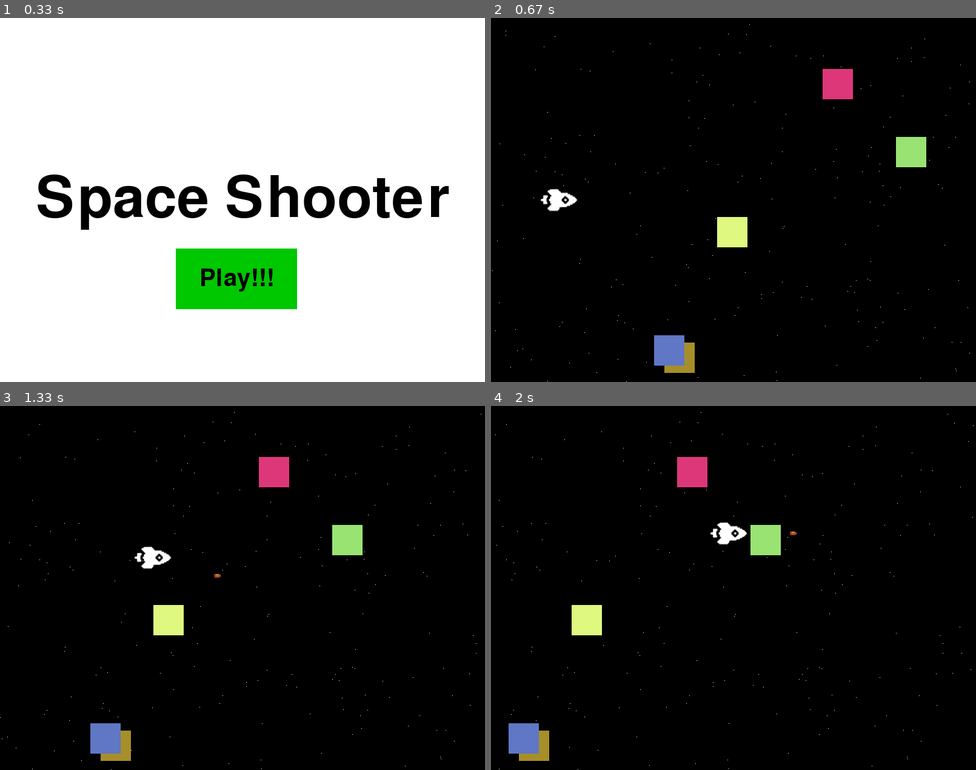
Above: before the commit, frames 1-4 (two rows, left to right).
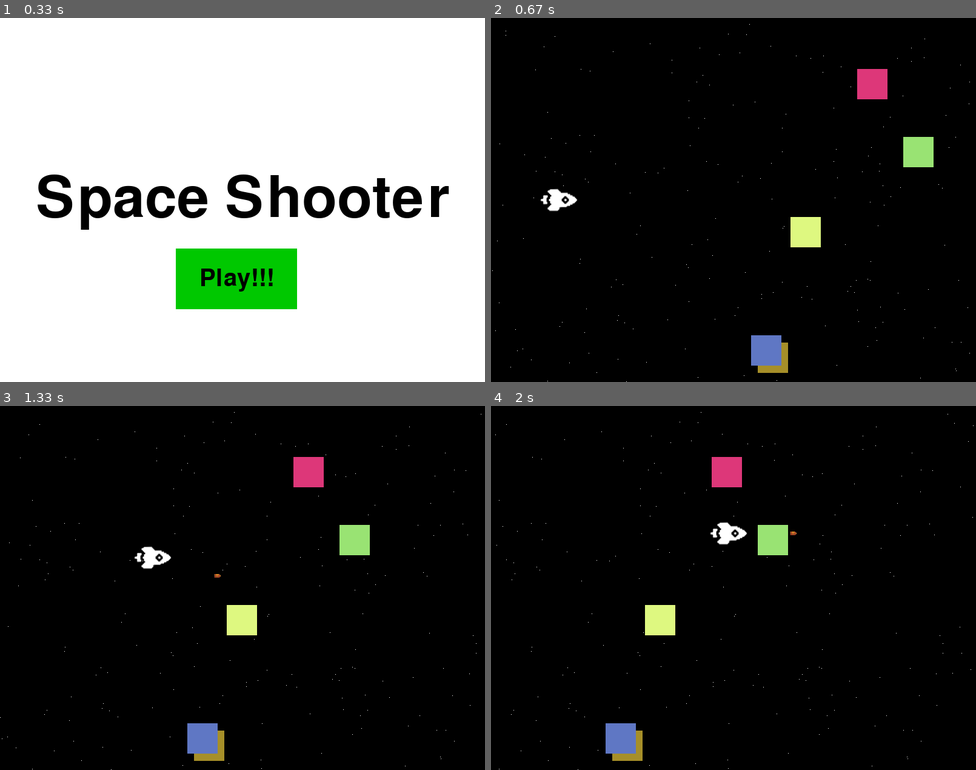
Above: after the commit, the same moments.

Repository: Rmdru/HR-pygame
Game: pygame game, started from main.py
Two runs of this game, one before a commit and one after it. Both use one fixed random seed, a clock stepped at 60 frames per second and the inputs below.
Inputs (mouse positions are in pixels of both pictures, inside the frame that each line leads up to):
- Up to frame 1 (0.33 s): no input
- Up to frame 2 (0.67 s): click "Play!!!" at 0.38 s
- Up to frame 3 (1.33 s): hold D 0.67-1.13 s; move the mouse to (223, 602) at 0.7 s; hold W from 1.17 s (still down); tap Space at 1.23 s
- Up to frame 4 (2 s): release W at 1.47 s; hold D 1.5-1.97 s; tap Space at 1.57, 1.87 s

Frame 1 is identical in both runs. In frame 2, 3.8% of the frame differs, in the area x 33-92%, y 14-98%; in frame 3, 3.8%; in frame 4, 3.8%.

Commit message:
HOTFIX: TARGET_SPAWN_AREA_WIDTH variable changed

Diff:
--- a/main.py
+++ b/main.py
@@ -12,7 +12,7 @@
 TARGET_AMOUNT = 5
 TARGET_SPEED = [-3, 0]
 TARGET_SIZE = 50
-TARGET_SPAWN_AREA_WIDTH = 0.4
+TARGET_SPAWN_AREA_WIDTH = 0.6
 TARGET_SPAWN_INTERVAL = 5
 BLACK = (0, 0, 0)
 WHITE = (255, 255, 255)
